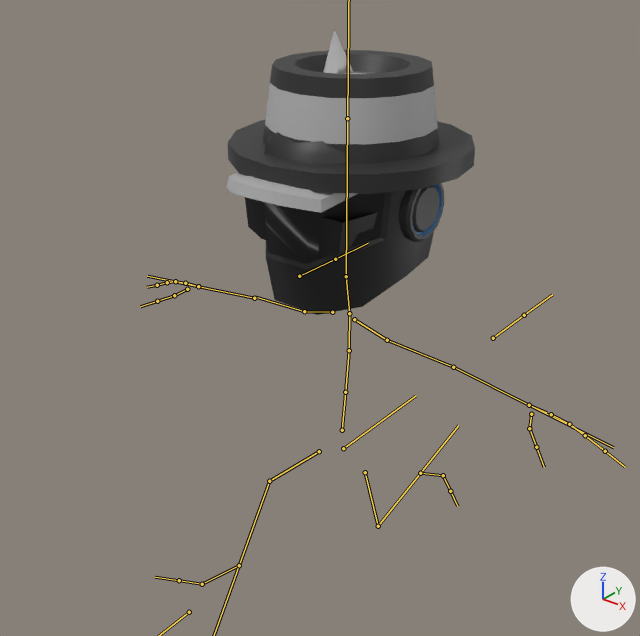
An edit to the FBX model eJam/Assets/Developers/Joe/Characters/Pedestrian/Pedestrian_Character.fbx, drawn before and after from the same camera.
One viewpoint serves both versions: a camera (50 mm lens) standing at (1.36, -1.79, 2.16) and looking at (0.05, -0.15, 1.14). Lighting does not change. The marker at lower right points along +X, +Y and +Z. Both versions are drawn at frame 2 of the action 'Pedestrian_Rig|Jump_Lower_Run'; the numbers are the values there. The bones that bend it are drawn over the model as lines.

Objects in the first picture: 'Pedestrian_BaseballHat_Backwards', 'Pedestrian_BaseballHat_Forwards', 'Pedestrian_BikerHelmet', 'Pedestrian_Headphones', 'Pedestrian_Mesh', 'Pedestrian_PartyHat', 'Pedestrian_Sunglasses', 'Pedestrian_TopHat'.
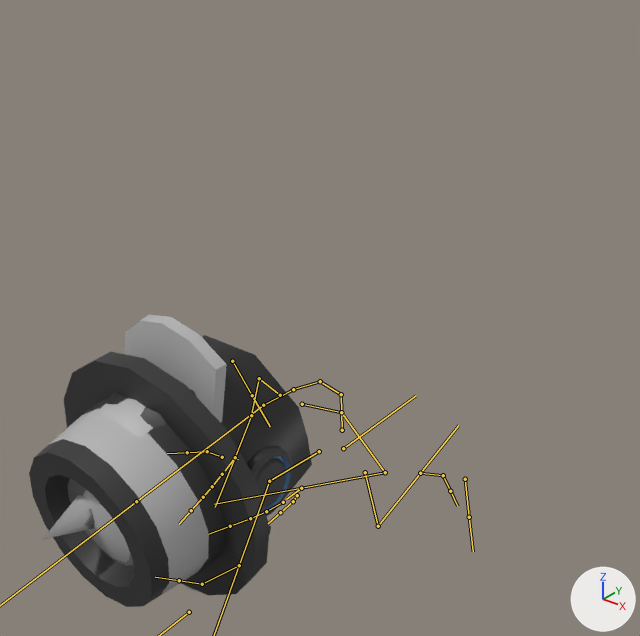
Scene script edits in JSON lines:
```json
{"block": "bone_spine", "where": "bone_spine = bpy.data.objects['Pedestrian_Rig'].pose.bones['Spine']  # child of 'Hips'"}
{"op": "set", "path": "bone_spine.rotation_quaternion", "old": "(1.0, 0.0, 0.0, 0.0)", "new": "(0.997, 0.082, 0.0, 0.001)", "note": "degrees (0, 0, 0) -> degrees (9, 0, 0)"}
{"block": "bone_chest", "where": "bone_chest = bpy.data.objects['Pedestrian_Rig'].pose.bones['Chest']  # child of 'Spine'"}
{"op": "set", "path": "bone_chest.rotation_quaternion", "old": "(1.0, 0.0, 0.0, 0.0)", "new": "(0.925, 0.38, 0.001, 0.001)", "note": "degrees (0, 0, 0) -> degrees (45, 0, 0)"}
{"block": "bone_upperchest", "where": "bone_upperchest = bpy.data.objects['Pedestrian_Rig'].pose.bones['UpperChest']  # child of 'Chest'"}
{"op": "set", "path": "bone_upperchest.rotation_quaternion", "old": "(1.0, 0.0, 0.0, 0.0)", "new": "(0.98, 0.197, 0.0, 0.0)", "note": "degrees (0, 0, 0) -> degrees (23, 0, 0)"}
{"block": "bone_head", "where": "bone_head = bpy.data.objects['Pedestrian_Rig'].pose.bones['Head']  # child of 'Neck'"}
{"op": "set", "path": "bone_head.rotation_quaternion", "old": "(1.0, 0.0, 0.0, 0.0)", "new": "(0.986, 0.167, 0.0, 0.0)", "note": "degrees (0, 0, 0) -> degrees (19, 0, 0)"}
{"block": "bone_leftarm", "where": "bone_leftarm = bpy.data.objects['Pedestrian_Rig'].pose.bones['LeftArm']  # child of 'LeftShoulder'"}
{"op": "set", "path": "bone_leftarm.rotation_quaternion", "old": "(1.0, 0.0, 0.0, 0.0)", "new": "(0.861, 0.381, -0.194, -0.277)", "note": "degrees (0, 0, 0) -> degrees (50, -7, -39)"}
{"block": "bone_leftforearm", "where": "bone_leftforearm = bpy.data.objects['Pedestrian_Rig'].pose.bones['LeftForeArm']  # child of 'LeftArm'"}
{"op": "set", "path": "bone_leftforearm.rotation_quaternion", "old": "(1.0, 0.0, 0.0, 0.0)", "new": "(0.479, 0.746, -0.313, -0.341)", "note": "degrees (0, 0, 0) -> degrees (108, 12, -54)"}
{"block": "bone_rightarm", "where": "bone_rightarm = bpy.data.objects['Pedestrian_Rig'].pose.bones['RightArm']  # child of 'RightShoulder'"}
{"op": "set", "path": "bone_rightarm.rotation_quaternion", "old": "(1.0, 0.0, 0.0, 0.0)", "new": "(0.83, -0.328, 0.144, 0.427)", "note": "degrees (0, 0, 0) -> degrees (-30, 31, 46)"}
{"block": "bone_rightforearm", "where": "bone_rightforearm = bpy.data.objects['Pedestrian_Rig'].pose.bones['RightForeArm']  # child of 'RightArm'"}
{"op": "set", "path": "bone_rightforearm.rotation_quaternion", "old": "(1.0, 0.0, 0.0, 0.0)", "new": "(0.56, 0.092, 0.066, 0.821)", "note": "degrees (0, 0, 0) -> degrees (12, -4, 111)"}
{"block": "bone_handik_l", "where": "bone_handik_l = bpy.data.objects['Pedestrian_Rig'].pose.bones['HandIK.L']  # child of 'Hips'"}
{"op": "set", "path": "bone_handik_l.location", "old": "(0.0, 0.0, 0.0)", "new": "(0.317, -0.339, -0.425)"}
{"op": "set", "path": "bone_handik_l.rotation_quaternion", "old": "(1.0, 0.0, 0.0, 0.0)", "new": "(0.303, 0.047, 0.822, -0.48)", "note": "degrees (0, 0, 0) -> degrees (65, 147, 15)"}
{"block": "bone_handik_r", "where": "bone_handik_r = bpy.data.objects['Pedestrian_Rig'].pose.bones['HandIK.R']  # child of 'Hips'"}
{"op": "set", "path": "bone_handik_r.location", "old": "(0.0, 0.0, 0.0)", "new": "(0.471, -0.342, -0.274)"}
{"op": "set", "path": "bone_handik_r.rotation_quaternion", "old": "(1.0, 0.0, 0.0, 0.0)", "new": "(-0.306, 0.619, 0.722, -0.033)", "note": "degrees (0, 0, 0) -> degrees (-152, -24, 93)"}
```

What differs and where, as boxes (x1, y1, x2, y2) in the pictures (640 x 636 px):
```json
{"object": "Pedestrian_TopHat", "change": "posed", "before": [228, 50, 475, 194], "after": [29, 352, 270, 607], "on screen": "77% taller"}
{"object": "Pedestrian_Mesh", "change": "posed", "before": [147, 272, 610, 599], "after": [223, 354, 460, 599]}
{"object": "Pedestrian_BikerHelmet", "change": "posed", "before": [264, 132, 434, 315], "after": [105, 335, 312, 500]}
{"object": "Pedestrian_BaseballHat_Backwards", "change": "posed", "before": [346, 73, 364, 74], "after": [83, 315, 227, 563]}
{"object": "Pedestrian_Headphones", "change": "posed", "before": [398, 183, 444, 242], "after": [247, 446, 293, 516]}
{"object": "Pedestrian_BaseballHat_Forwards", "change": "posed", "before": [226, 172, 356, 213], "after": [185, 585, 211, 596]}
{"object": "Pedestrian_Sunglasses", "change": "posed", "before": [245, 197, 377, 257], "on screen": "not visible afterwards"}
{"object": "Pedestrian_PartyHat", "change": "posed", "before": [323, 29, 354, 74], "after": [42, 495, 95, 540]}
{"bone": "Spine", "before": "(342, 430) to (345, 392)", "after": "(342, 430) to (341, 394)"}
{"bone": "Chest", "before": "(345, 392) to (349, 350)", "after": "(341, 394) to (320, 381)"}
{"bone": "UpperChest", "before": "(349, 350) to (349, 310)", "after": "(320, 381) to (291, 390)"}
{"bone": "Head", "before": "(346, 276) to (347, 118)", "after": "(263, 405) to (136, 501)"}
{"bone": "LeftArm", "before": "(387, 340) to (453, 367)", "after": "(341, 412) to (385, 472)"}
{"bone": "LeftForeArm", "before": "(453, 367) to (529, 405)", "after": "(385, 472) to (301, 488)"}
{"bone": "RightArm", "before": "(304, 311) to (256, 297)", "after": "(259, 378) to (251, 414)"}
{"bone": "RightForeArm", "before": "(254, 298) to (198, 286)", "after": "(251, 415) to (235, 457)"}
{"bone": "HandIK.L", "before": "(529, 405) to (530, 403)", "after": "(301, 488) to (300, 487)"}
{"bone": "HandIK.R", "before": "(198, 286) to (201, 285)", "after": "(235, 457) to (238, 459)"}
```
